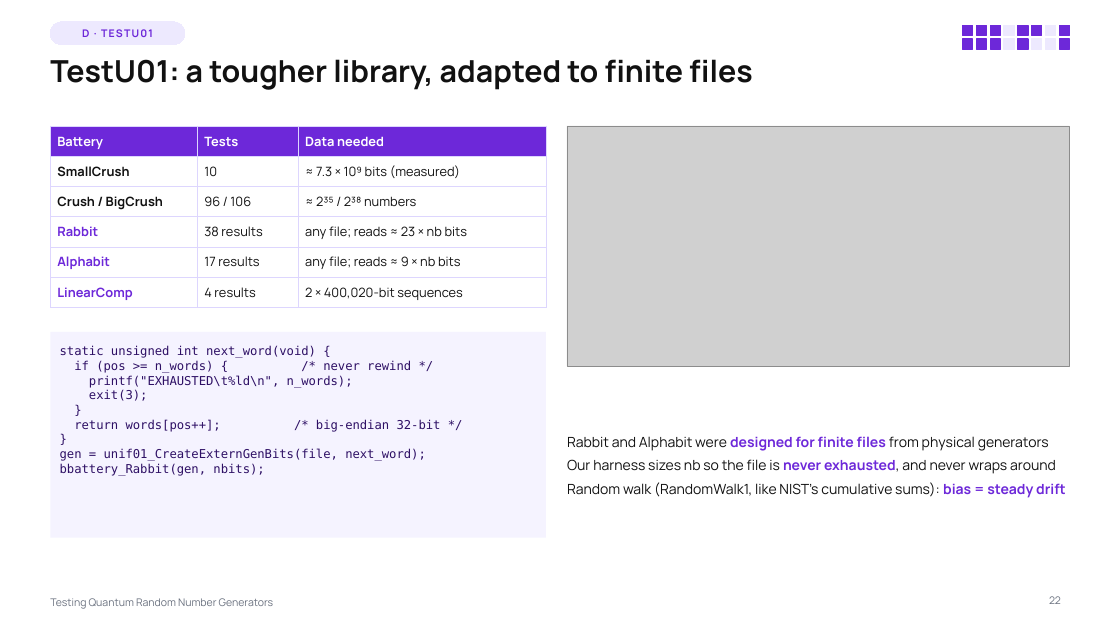
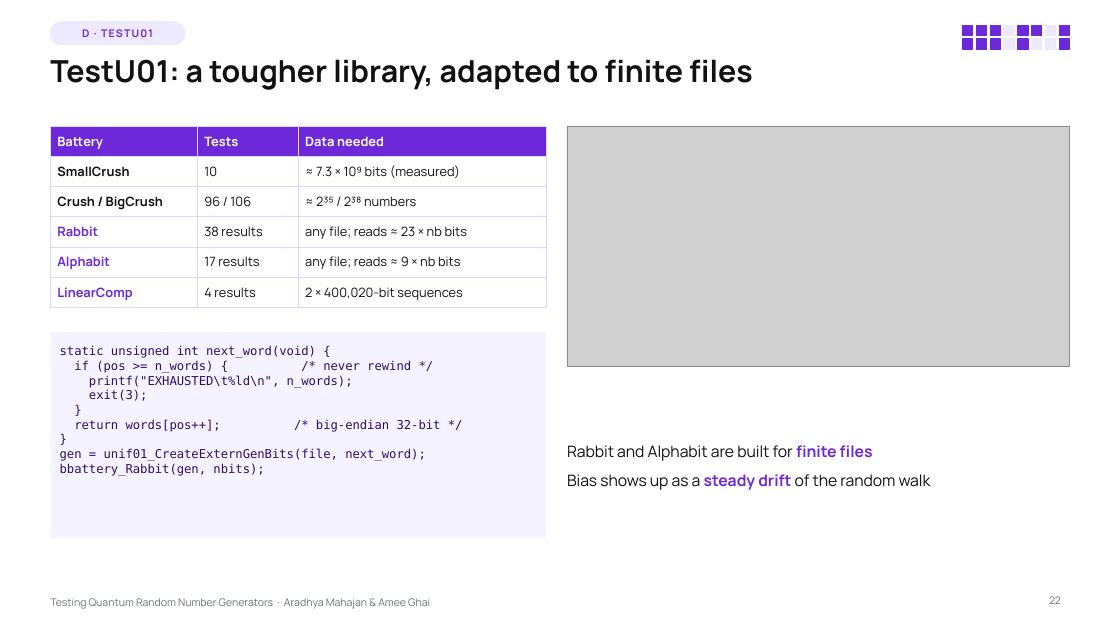
Before and after one commit to Aradhya2708/Quantum-RNG-Proj, a slide deck: slide 22 of presentation/QRNG_Testing_Lecture.pptx. Drawn at 1120x630 pixels with LibreOffice and Linux fonts; fonts in the diff are those of the drawing; grey boxes stand for pictures. Boxes give left, top, right and bottom in pixels: in the first picture for what was removed or moved away, otherwise in the second. Text is boxed around its words. In the diff, an @@ line names an element or a change of style, - is before the commit and + after.

```diff
--- a/presentation/QRNG_Testing_Lecture.pptx
+++ b/presentation/QRNG_Testing_Lecture.pptx
@@ text at bbox=[567, 445, 931, 490]: text changed; size 12 to 13.5 pt @@
-• Rabbit and Alphabit were designed for finite files from physical generators
-• Our harness sizes nb so the file is never exhausted, and never wraps around
-• Random walk (RandomWalk1, like NIST's cumulative sums): bias = steady drift
+• Rabbit and Alphabit are built for finite files
+• Bias shows up as a steady drift of the random walk
@@ text at bbox=[50, 598, 430, 609]: text changed @@
-Testing Quantum Random Number Generators
+Testing Quantum Random Number Generators · Aradhya Mahajan & Amee Ghai
```
Also in this commit, not shown: 25 other slides changed, 3 slides added, 4 slides removed, 7 other files.
